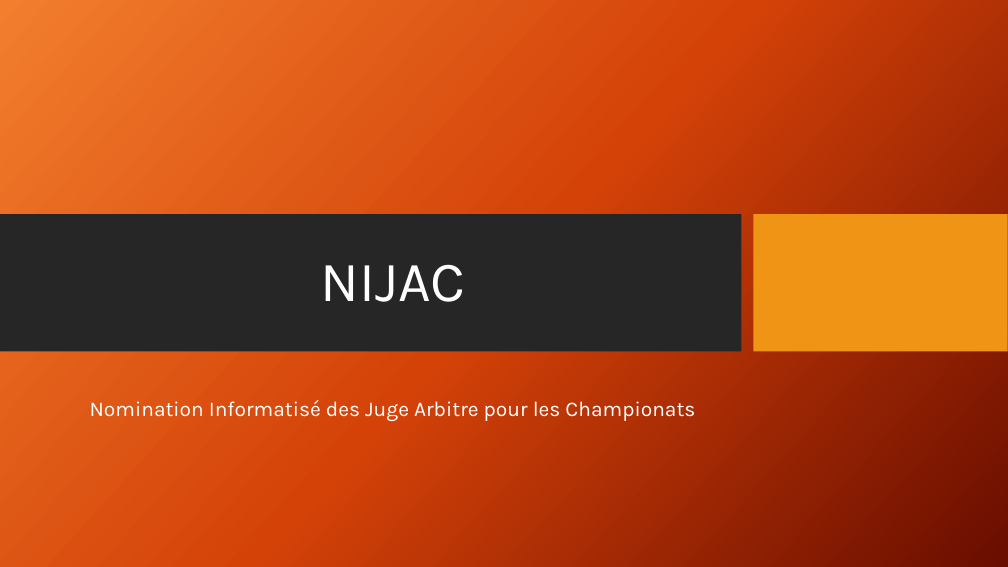
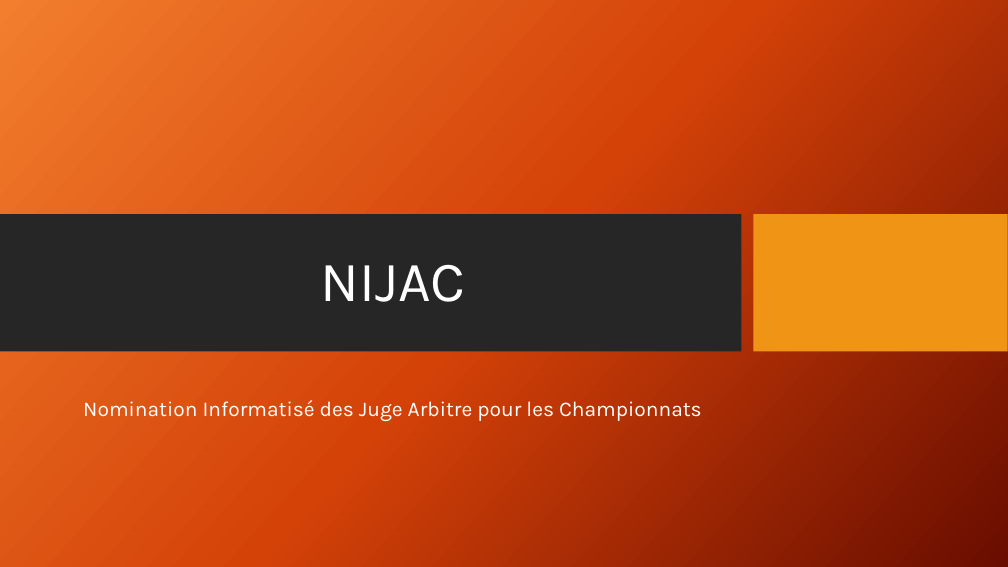
Before and after one commit to CHAUTARD/NIJAC, a slide deck: slide 1 of NIJAC.pptx. Drawn at 1008x567 pixels with LibreOffice and Linux fonts; fonts in the diff are those of the drawing; background and template pictures are left out. Boxes give left, top, right and bottom in pixels: in the first picture for what was removed or moved away, otherwise in the second. Text is boxed around its words. In the diff, an @@ line names an element or a change of style, - is before the commit and + after.

```diff
--- a/NIJAC.pptx
+++ b/NIJAC.pptx
@@ subtitle at (x1=83, y1=400, x2=702, y2=421): text changed @@
-Nomination Informatisé des Juge Arbitre pour les Championats
+Nomination Informatisé des Juge Arbitre pour les Championnats
```
Also in this commit, not shown: 10 other slides changed, 4 slides added, 3 other files.
